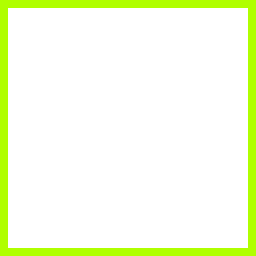
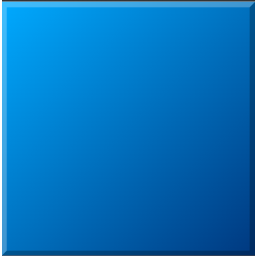
Two versions of the same layered image (256x256). Layer-by-layer changes:
added layer "Επικολλημένη στρώση" above "unit_background_frame.png" over (2, 0, 255, 256)
hid "unit_background_frame.png" over (0, 0, 256, 256)
